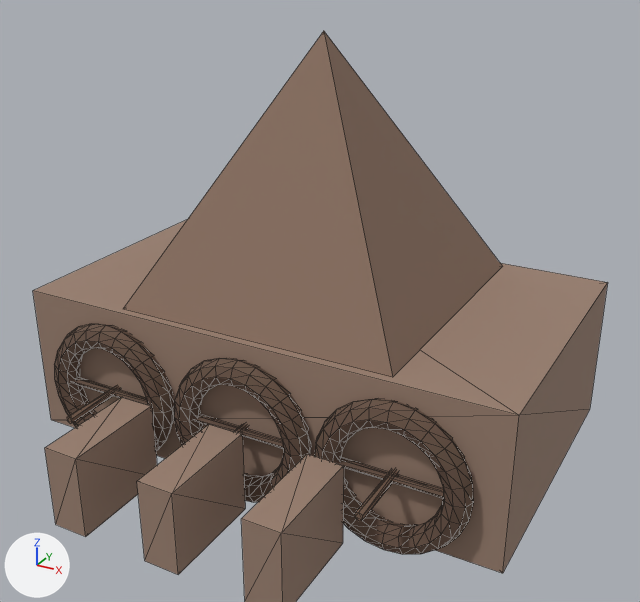
Two versions of the glTF model models/world/lm-konark.glb, one commit apart.
The view is the same before and after, from a camera (50 mm lens) standing at (7.95, -14.6, 9.96) and looking at (0.38, -0.85, 3.09). Lighting does not change. The marker at lower left points along +X, +Y and +Z. The older version comes first. Mesh edges are drawn as thin lines. Where no turn or scale is listed for an object, it has been applied to the vertices. Vertices at exactly the same position are counted once.
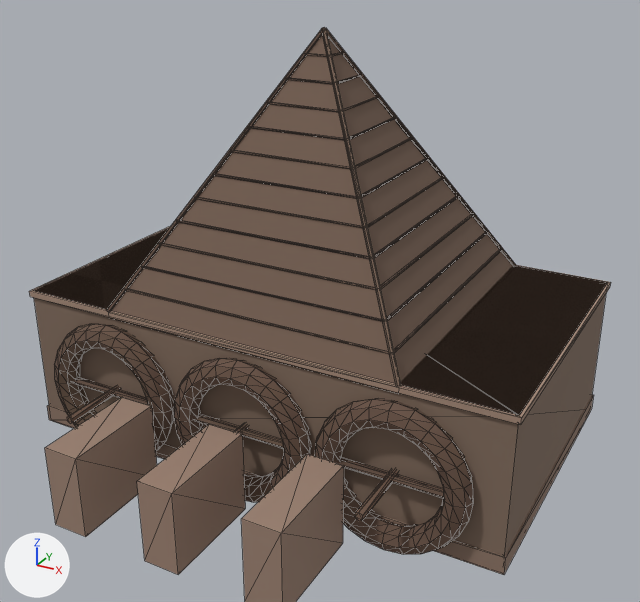
Where the newer file only moved an object's origin or applied its transform, the numbers keep the older frame.

Boxes [x1, y1, x2, y2] around the edits, measured in the pictures (640 x 602 px):
'Mesh_0', reshaped: before [33, 31, 608, 602]; after [29, 27, 611, 602]
part 1 of me_mesh_0, added: after [47, 395, 593, 575]
part 2 of me_mesh_0, added: after [29, 227, 611, 425]
part 3 of me_mesh_0, added: after [394, 249, 501, 353]
part 4 of me_mesh_0, added: after [387, 232, 487, 320]
part 5 of me_mesh_0, added: after [380, 214, 473, 289]
part 6 of me_mesh_0, added: after [374, 196, 458, 258]
part 7 of me_mesh_0, added: after [368, 177, 443, 227]
part 8 of me_mesh_0, added: after [361, 158, 428, 197]
part 9 of me_mesh_0, added: after [355, 138, 412, 168]
part 10 of me_mesh_0, added: after [349, 117, 395, 139]
part 11 of me_mesh_0, added: after [343, 96, 378, 111]
part 12 of me_mesh_0, added: after [337, 74, 361, 84]
part 13 of me_mesh_0, added: after [126, 289, 390, 354]
part 14 of me_mesh_0, added: after [144, 266, 383, 322]
part 15 of me_mesh_0, added: after [161, 243, 376, 290]
part 16 of me_mesh_0, added: after [178, 220, 370, 259]
part 17 of me_mesh_0, added: after [197, 197, 363, 229]
part 18 of me_mesh_0, added: after [214, 174, 357, 199]
part 19 of me_mesh_0, built on: before [123, 31, 502, 377]; after [106, 27, 516, 394]
part 20 of me_mesh_0, recoloured (darker): before [33, 219, 608, 573]; after [33, 230, 606, 556]

The edits, one by one:
me_mesh_0 is used by ob_mesh_0; location (-5.0, 4.35, -0.15).
me_mesh_0 had 1333 vertices, 2598 faces and spanned x 0.0..10.0, y -9.95..0.0, z 0.0..8.15.
me_mesh_0 now has 1737 vertices, 3206 faces and spans x -0.05..10.05, y -9.95..0.0, z 0.0..8.2.
me_mesh_0 part 1: a new loose piece, a box spanning x -0.03..10.03, y -7.38..-1.32, z 0.15..0.5, in mat_places.
me_mesh_0 part 2: a new loose piece, a box spanning x -0.05..10.05, y -7.4..-1.3, z 3.03..3.15, in mat_places.
me_mesh_0 part 3: a new loose piece, a box spanning x 7.757..7.792, y -7.124..-1.576, z 3.533..3.568, in mat_places.
me_mesh_0 part 4: a new loose piece, a box spanning x 7.505..7.54, y -6.872..-1.828, z 3.952..3.987, in mat_places.
me_mesh_0 part 5: a new loose piece, a box spanning x 7.252..7.287, y -6.62..-2.08, z 4.373..4.407, in mat_places.
me_mesh_0 part 6: a new loose piece, a box spanning x 7.0..7.035, y -6.368..-2.332, z 4.793..4.828, in mat_places.
me_mesh_0 part 7: a new loose piece, a box spanning x 6.748..6.783, y -6.116..-2.584, z 5.212..5.248, in mat_places.
me_mesh_0 part 8: a new loose piece, a box spanning x 6.496..6.53, y -5.863..-2.836, z 5.632..5.667, in mat_places.
me_mesh_0 part 9: a new loose piece, a box spanning x 6.244..6.278, y -5.611..-3.089, z 6.053..6.087, in mat_places.
me_mesh_0 part 10: a new loose piece, a box spanning x 5.991..6.026, y -5.359..-3.341, z 6.473..6.508, in mat_places.
me_mesh_0 part 11: a new loose piece, a box spanning x 5.739..5.774, y -5.106..-3.594, z 6.892..6.928, in mat_places.
me_mesh_0 part 12: a new loose piece, a box spanning x 5.487..5.522, y -4.854..-3.846, z 7.312..7.347, in mat_places.
me_mesh_0 part 13: a new loose piece, a box spanning x 2.226..7.775, y -7.141..-7.107, z 3.533..3.568, in mat_places.
me_mesh_0 part 14: a new loose piece, a box spanning x 2.478..7.522, y -6.889..-6.855, z 3.952..3.987, in mat_places.
me_mesh_0 part 15: the loose piece of 8 vertices spanning x 0.0..10.0, y -7.35..-1.35, z 0.15..3.15 is copied, and the copy is scaled about its middle by (-0.454, -0.00581, 0.0115), then moved by (0.0, -2.27, 2.74); it spans x 2.73..7.27, y -6.64..-6.6, z 4.37..4.41.
me_mesh_0 part 16: a new loose piece, a box spanning x 2.983..7.017, y -6.385..-6.35, z 4.793..4.828, in mat_places.
me_mesh_0 part 17: a new loose piece, a box spanning x 3.235..6.765, y -6.133..-6.098, z 5.212..5.248, in mat_places.
me_mesh_0 part 18: a new loose piece, a box spanning x 3.487..6.513, y -5.881..-5.846, z 5.632..5.667, in mat_places.
me_mesh_0 part 19: 4 vertices removed from x 2.17..7.83, y -7.18..-1.52, z 3.15; 168 vertices added at x 1.93..8.07, y -7.42..-1.28, z 2.99..8.2.
me_mesh_0 part 20: 38 kept faces spanning x 0.0..10.0, y -8.7..-1.02, z 0.0..3.15 get new vertex colours; the middle colour goes from brown #7a604f to brown #775d4d.
Other edits to the shape of me_mesh_0 do not show in these pictures.
